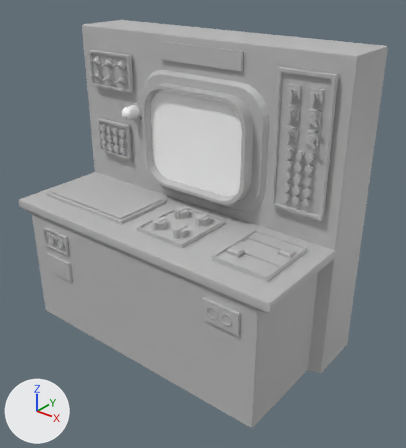
A saved change to the FBX model ProjectIII_TheBigOne/Assets/Models/World/Elements/Physical/Interactive/Puzzles/PuzzleComputer.fbx.
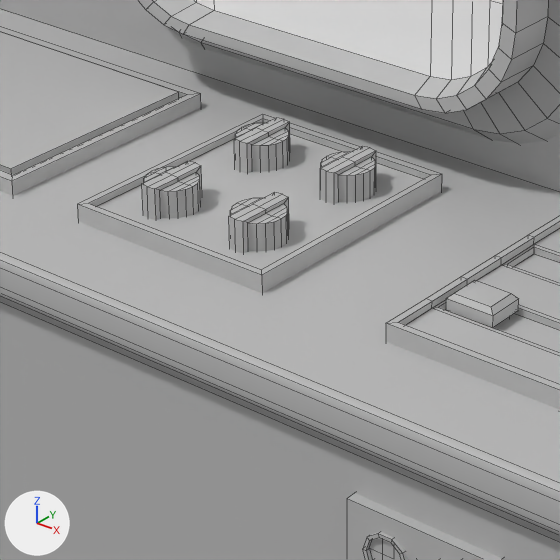
Each version appears first whole from a 50 mm camera at (-5.513, -5.941, 2.811) aimed at (-7.882, -2.979, 0.975), and next in a close-up on the part from 29% to 63% of the width and 40% to 70% of the height. Every picture has the same lights, and +X, +Y and +Z are marked at lower left. The close-ups show mesh edges as thin lines. Where no turn or scale is listed for an object, it has been applied to the vertices.

Objects in the first close-up: 'ComputerPuzzle', 'Interruptor1', 'Interruptor2', 'Interruptor3', 'Interruptor4', 'Screen'.
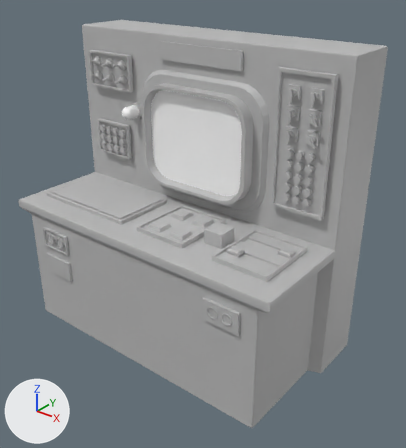
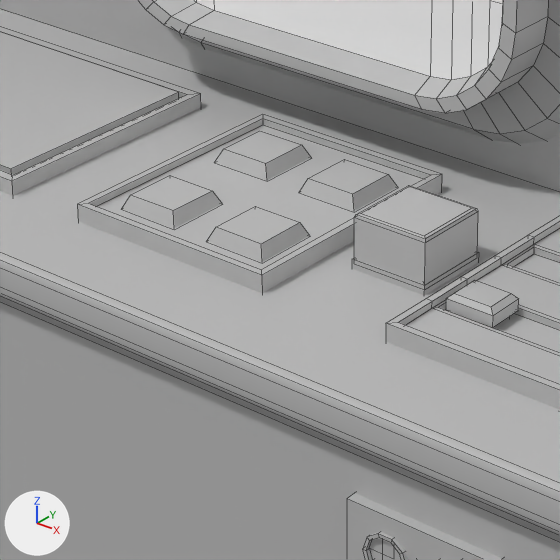
Boxes [x1, y1, x2, y2] around the edits, measured in the close-ups (560 x 560 px):
'Expository_Cover', added: after [354, 185, 478, 285]
'Button4', added: after [207, 206, 310, 262]
'Button3', added: after [122, 175, 222, 228]
'Interruptor3', deleted: before [229, 192, 289, 253]
'Button2', added: after [299, 159, 397, 211]
'Interruptor4', deleted: before [142, 161, 202, 220]
'Button1', added: after [215, 131, 311, 180]
'Interruptor2', deleted: before [320, 146, 376, 204]
'Interruptor1', deleted: before [234, 118, 290, 173]
'KeyExpository', added: after [352, 252, 479, 295]

Edits to the bpy script that builds the scene:
```text
Add me_mesh_007:
    me_mesh_007.from_pydata([(-0.0618, -0.0618, -0.0618), (0.0618, -0.0618, -0.0618), (-0.0495, -0.0495, -0.0345), (0.0495, -0.0495, -0.0345), (-0.0495, 0.0495, -0.0345), (0.0495, 0.0495, -0.0345), (-0.0618, 0.0618, -0.0618), (0.0618, 0.0618, -0.0618)], [], [(0, 1, 3, 2), (2, 3, 5, 4), (4, 5, 7, 6), (1, 7, 5, 3), (6, 0, 2, 4)])
    me_mesh_007.materials.append(mat_computer_buttons)  # grey #bcbcbc
Add me_mesh_006_1:
    me_mesh_006_1.from_pydata([(-0.0618, -0.0618, -0.0618), (0.0618, -0.0618, -0.0618), (-0.0495, -0.0495, -0.0345), (0.0495, -0.0495, -0.0345), (-0.0495, 0.0495, -0.0345), (0.0495, 0.0495, -0.0345), (-0.0618, 0.0618, -0.0618), (0.0618, 0.0618, -0.0618)], [], [(0, 1, 3, 2), (2, 3, 5, 4), (4, 5, 7, 6), (1, 7, 5, 3), (6, 0, 2, 4)])
    me_mesh_006_1.materials.append(mat_computer_buttons)  # grey #bcbcbc
Add me_mesh_005_1:
    me_mesh_005_1.from_pydata([(-0.0618, -0.0618, -0.0618), (0.0618, -0.0618, -0.0618), (-0.0495, -0.0495, -0.0345), (0.0495, -0.0495, -0.0345), (-0.0495, 0.0495, -0.0345), (0.0495, 0.0495, -0.0345), (-0.0618, 0.0618, -0.0618), (0.0618, 0.0618, -0.0618)], [], [(0, 1, 3, 2), (2, 3, 5, 4), (4, 5, 7, 6), (1, 7, 5, 3), (6, 0, 2, 4)])
    me_mesh_005_1.materials.append(mat_computer_buttons)  # grey #bcbcbc
Add me_mesh_008:
    me_mesh_008.from_pydata([(-0.0618, -0.0618, -0.0618), (0.0618, -0.0618, -0.0618), (-0.0495, -0.0495, -0.0345), (0.0495, -0.0495, -0.0345), (-0.0495, 0.0495, -0.0345), (0.0495, 0.0495, -0.0345), (-0.0618, 0.0618, -0.0618), (0.0618, 0.0618, -0.0618)], [], [(0, 1, 3, 2), (2, 3, 5, 4), (4, 5, 7, 6), (1, 7, 5, 3), (6, 0, 2, 4)])
    me_mesh_008.materials.append(mat_computer_buttons)  # grey #bcbcbc
Remove ob_interruptor4:
    ob_interruptor4 = bpy.data.objects.new('Interruptor4', me_mesh_004)
Remove ob_interruptor3:
    ob_interruptor3 = bpy.data.objects.new('Interruptor3', me_mesh_003)
Remove ob_interruptor2:
    ob_interruptor2 = bpy.data.objects.new('Interruptor2', me_mesh_002)
Remove ob_interruptor1:
    ob_interruptor1 = bpy.data.objects.new('Interruptor1', me_mesh_001)
Add ob_button3:
    ob_button3 = bpy.data.objects.new('Button3', me_mesh_007)
    ob_button3.location = (-7.985, -3.339, 1.114)
Add ob_keyexpository:
    ob_keyexpository = bpy.data.objects.new('KeyExpository', me_mesh_003_1)  # 24 vertices, 21 faces; spans x -0.0743..0.0743, y -0.0743..0.0743, z -0.0132..0.0316; in mat_keyexpository_panel (grey #bcbcbc)
    ob_keyexpository.location = (-7.547, -3.223, 1.039)
Add ob_button2:
    ob_button2 = bpy.data.objects.new('Button2', me_mesh_006_1)
    ob_button2.location = (-7.789, -3.098, 1.114)
Add ob_expository_cover:
    ob_expository_cover = bpy.data.objects.new('Expository_Cover', me_mesh_004_1)  # 16 vertices, 13 faces; spans x -0.0723..0.0723, y -0.1466..-0.002, z -0.0095..0.0835; in mat_keyexpository_panel (grey #bcbcbc)
    ob_expository_cover.location = (-7.546, -3.148, 1.053)
Add ob_button1:
    ob_button1 = bpy.data.objects.new('Button1', me_mesh_005_1)
    ob_button1.location = (-7.985, -3.098, 1.114)
Add ob_button4:
    ob_button4 = bpy.data.objects.new('Button4', me_mesh_008)
    ob_button4.location = (-7.789, -3.339, 1.114)
```
